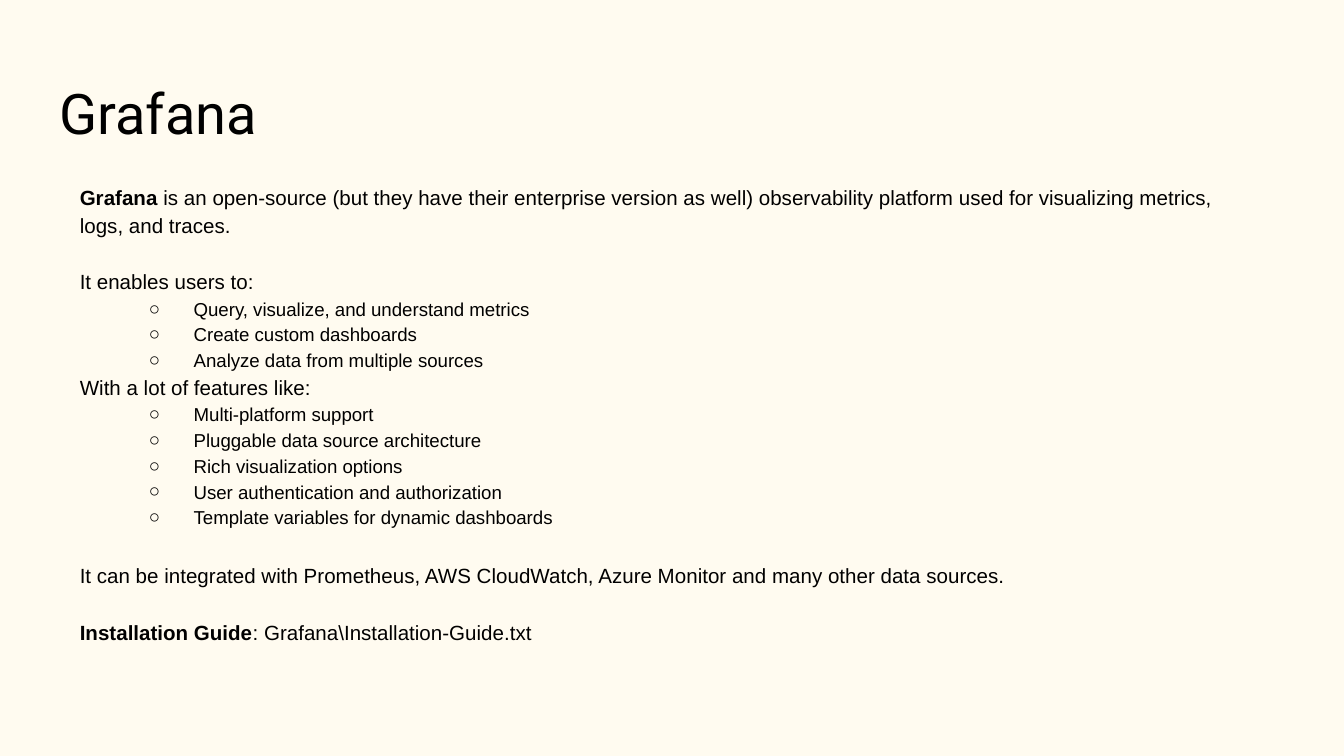
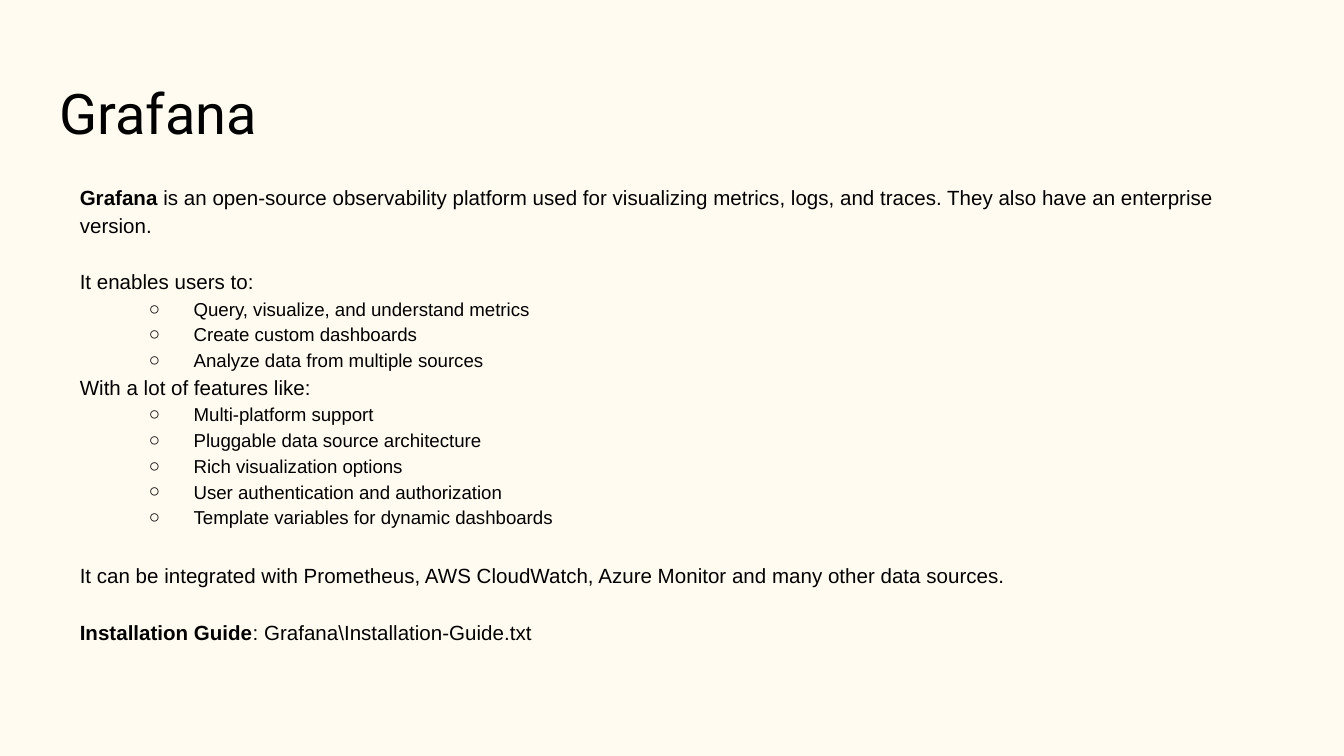
Before and after one commit to aryanm12/observability-demo, a slide deck: slide 33 of Observability.pptx (slide 35 before the commit). Drawn at 1344x756 pixels with LibreOffice and Linux fonts; fonts in the diff are those of the drawing. Boxes give left, top, right and bottom in pixels: in the first picture for what was removed or moved away, otherwise in the second. Text is boxed around its words. In the diff, an @@ line names an element or a change of style, - is before the commit and + after.

```diff
--- a/Observability.pptx
+++ b/Observability.pptx
@@ text at [80,190,1212,234]: text changed @@
-Grafana is an open-source (but they have their enterprise version as well) observability platform used for visualizing metrics, logs, and traces.
+Grafana is an open-source observability platform used for visualizing metrics, logs, and traces. They also have an enterprise version.
```
Also in this commit, not shown: 9 other slides changed, 2 slides removed, 2 other files.
